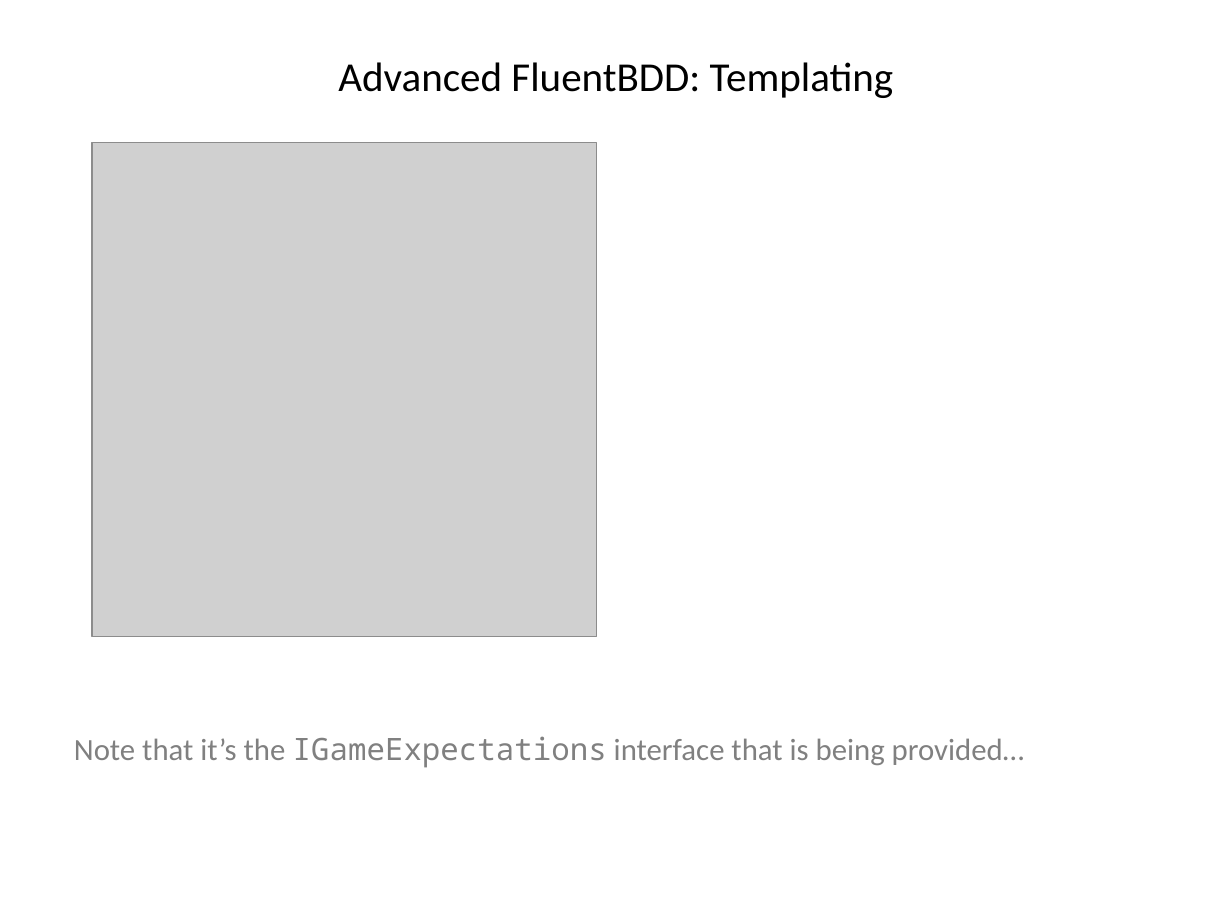
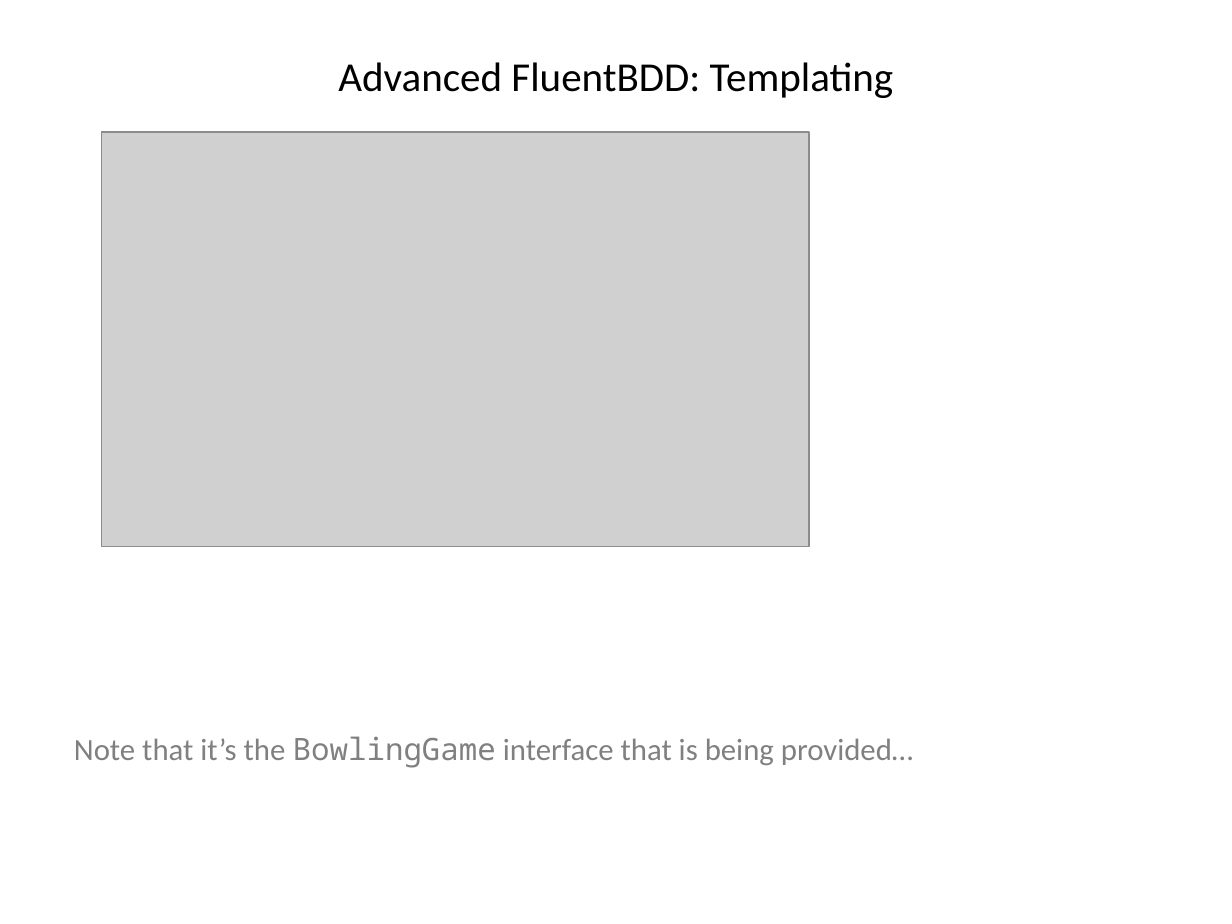
Before and after one commit to i-e-b/FluentBdd, a slide deck: slide 98 of FluentBDD/Fluent BDD.pptx (slide 95 before the commit). Drawn at 1232x924 pixels with LibreOffice and Linux fonts; fonts in the diff are those of the drawing; grey boxes stand for pictures. Boxes give left, top, right and bottom in pixels: in the first picture for what was removed or moved away, otherwise in the second. Text is boxed around its words. In the diff, an @@ line names an element or a change of style, - is before the commit and + after.

```diff
--- a/FluentBDD/Fluent BDD.pptx
+++ b/FluentBDD/Fluent BDD.pptx
@@ picture: place and size @@
-picture at (92,143,596,637)
+picture at (102,132,809,546)
@@ text at (74,736,913,768): text changed @@
-Note that it’s the IGameExpectations interface that is being provided…
+Note that it’s the BowlingGame interface that is being provided…
```
Also in this commit, not shown: 69 other slides changed, 9 slides added, 16 slides removed, 25 other files.
